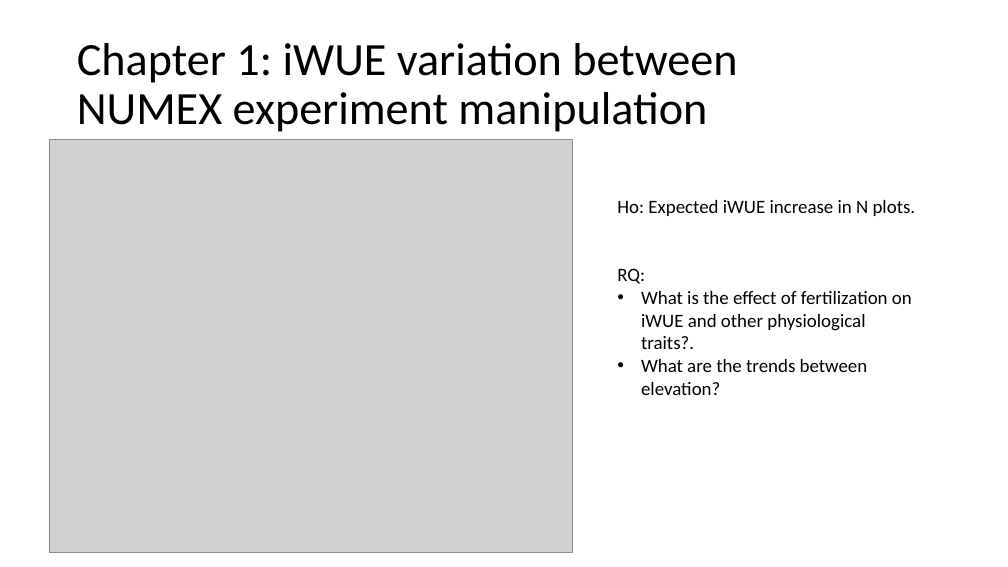
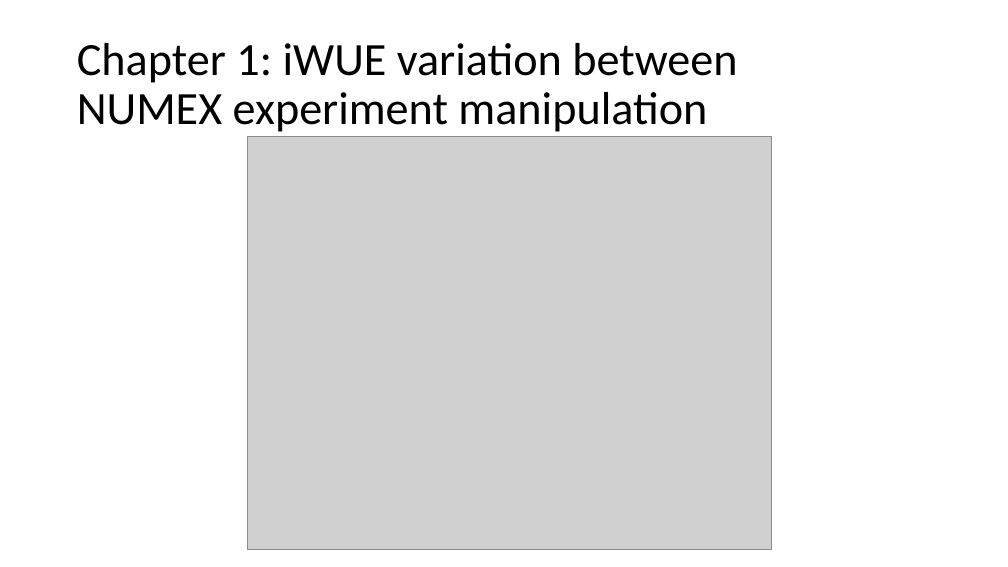
Before and after one commit to ajchavez94/NUMEX_preliminar, a slide deck: slide 1 of NUMEX_pre_RStudio/NUMEX results.pptx. Drawn at 1008x567 pixels with LibreOffice and Linux fonts; fonts in the diff are those of the drawing; grey boxes stand for pictures. Boxes give left, top, right and bottom in pixels: in the first picture for what was removed or moved away, otherwise in the second. Text is boxed around its words. In the diff, an @@ line names an element or a change of style, - is before the commit and + after.

```diff
--- a/NUMEX_pre_RStudio/NUMEX results.pptx
+++ b/NUMEX_pre_RStudio/NUMEX results.pptx
@@ picture: place and size @@
-picture at [49,140,573,552]
+picture at [248,137,772,549]
@@ text removed at [617,200,916,395] @@
-Ho: Expected iWUE increase in N plots.
-RQ:
-• What is the effect of fertilization on iWUE and other physiological traits?.
-• What are the trends between elevation?
```
Also in this commit, not shown: 15 other slides changed, 12 slides added, 4 slides removed, 30 other files.
